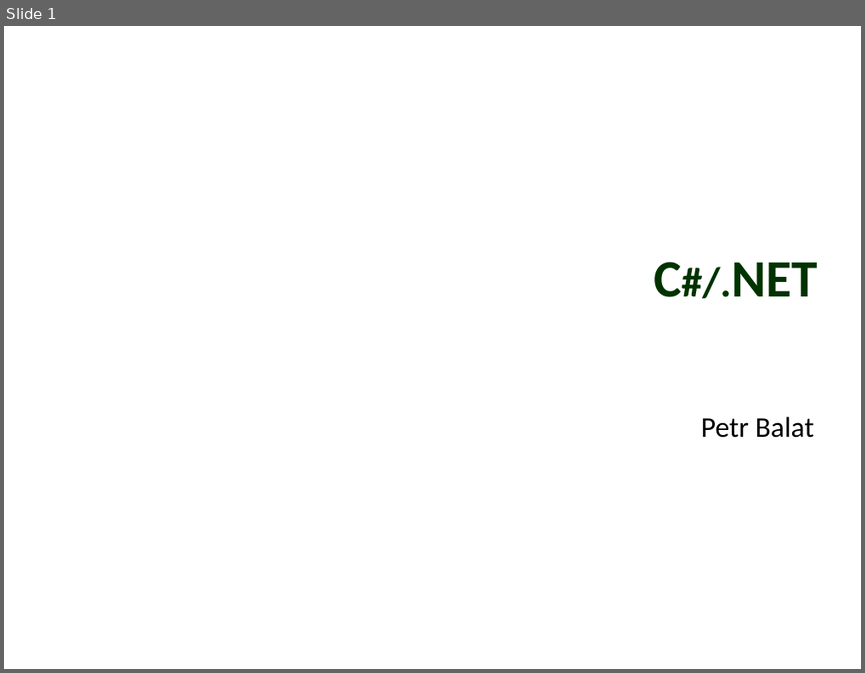
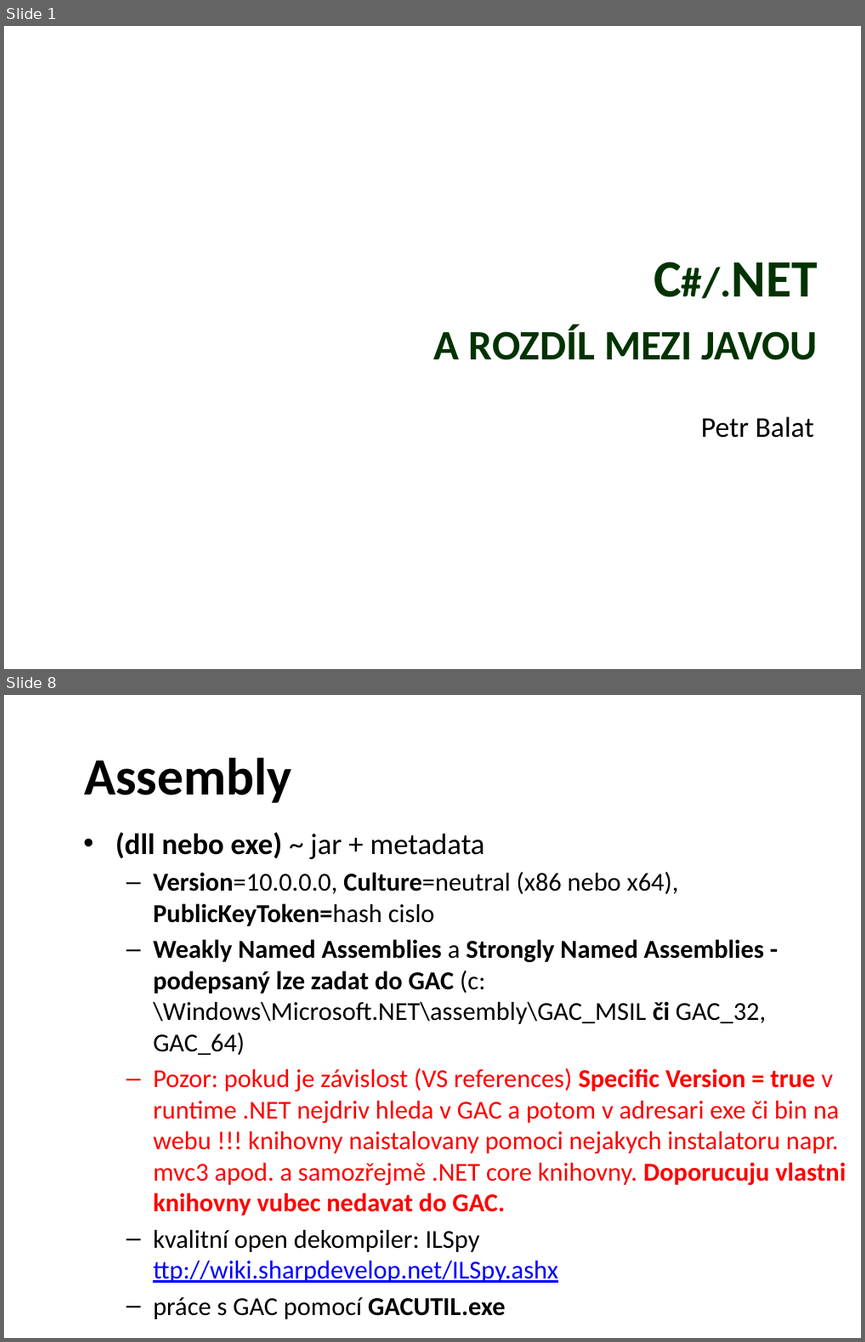
Before and after one commit to petrbalat/Skoleni-Csharp-NET, a slide deck: prezentace.pptx. Shown one above the other, each under a label of ours: slide 1 before the commit, slides 1 and 8 after it; the slides between them are not shown. The pictures are 865x673 and 865x1342 pixels, drawn with LibreOffice and Linux fonts; fonts in the diff are those of the drawing; background and template pictures are left out. Boxes give left, top, right and bottom in pixels: in the first picture for what was removed or moved away, otherwise in the second. Text is boxed around its words. In the diff, an @@ line names an element or a change of style, - is before the commit and + after.

```diff
--- a/prezentace.pptx
+++ b/prezentace.pptx
@@ slide 8 added at (4,695,861,1338), background picture (left out) @@
@@ title added at (84,757,292,803), 44 pt, text #000000, bold @@
+Assembly
@@ text added at (115,832,846,1282), 21.7 pt, text #000000 @@
+• (dll nebo exe) ~ jar + metadata
+  – Version=10.0.0.0, Culture=neutral (x86 nebo x64), PublicKeyToken=hash cislo
+  – Weakly Named Assemblies a Strongly Named Assemblies - podepsaný lze zadat do GAC (c:\Windows\Microsoft.NET\assembly\GAC_MSIL či GAC_32, GAC_64)
+  – Pozor: pokud je závislost (VS references) Specific Version = true v runtime .NET nejdriv hleda v GAC a potom v adresari exe či bin na webu !!! knihovny naistalovany pomoci nejakych instalatoru napr. mvc3 apod. a samozřejmě .NET core knihovny. Doporucuju vlastni knihovny vubec nedavat do GAC.
+  – kvalitní open dekompiler: ILSpy ttp://wiki.sharpdevelop.net/ILSpy.ashx
+  – práce s GAC pomocí GACUTIL.exe
@@ slide 1 changed as well @@
@@ title at (434,261,817,360): text changed @@
-C#/.NET
+C#/.NET
+a rozdíl mezi javou
```
Also in this commit, not shown: 8 other slides added, 4 slides removed, 5 other files.
